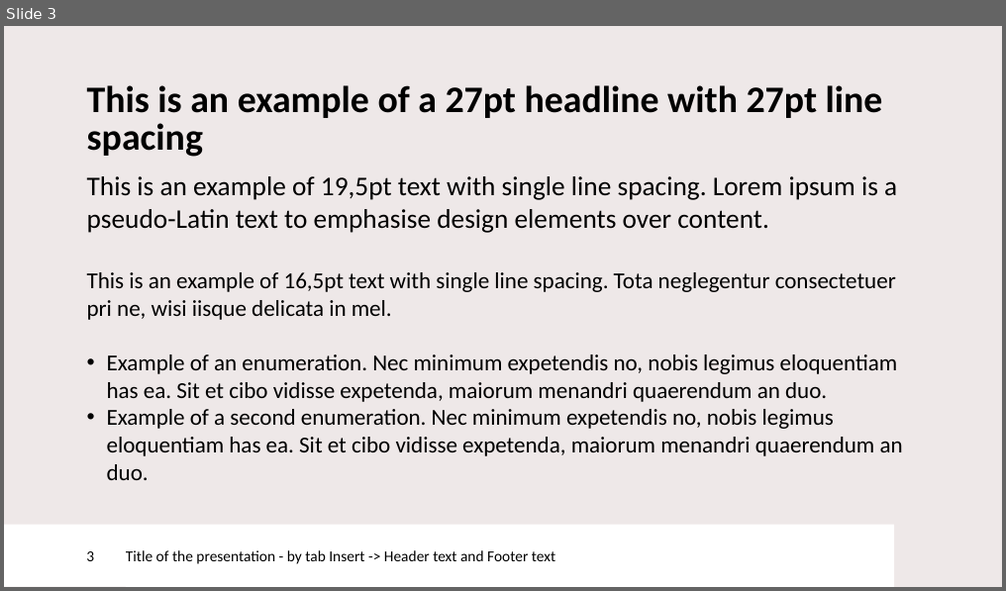
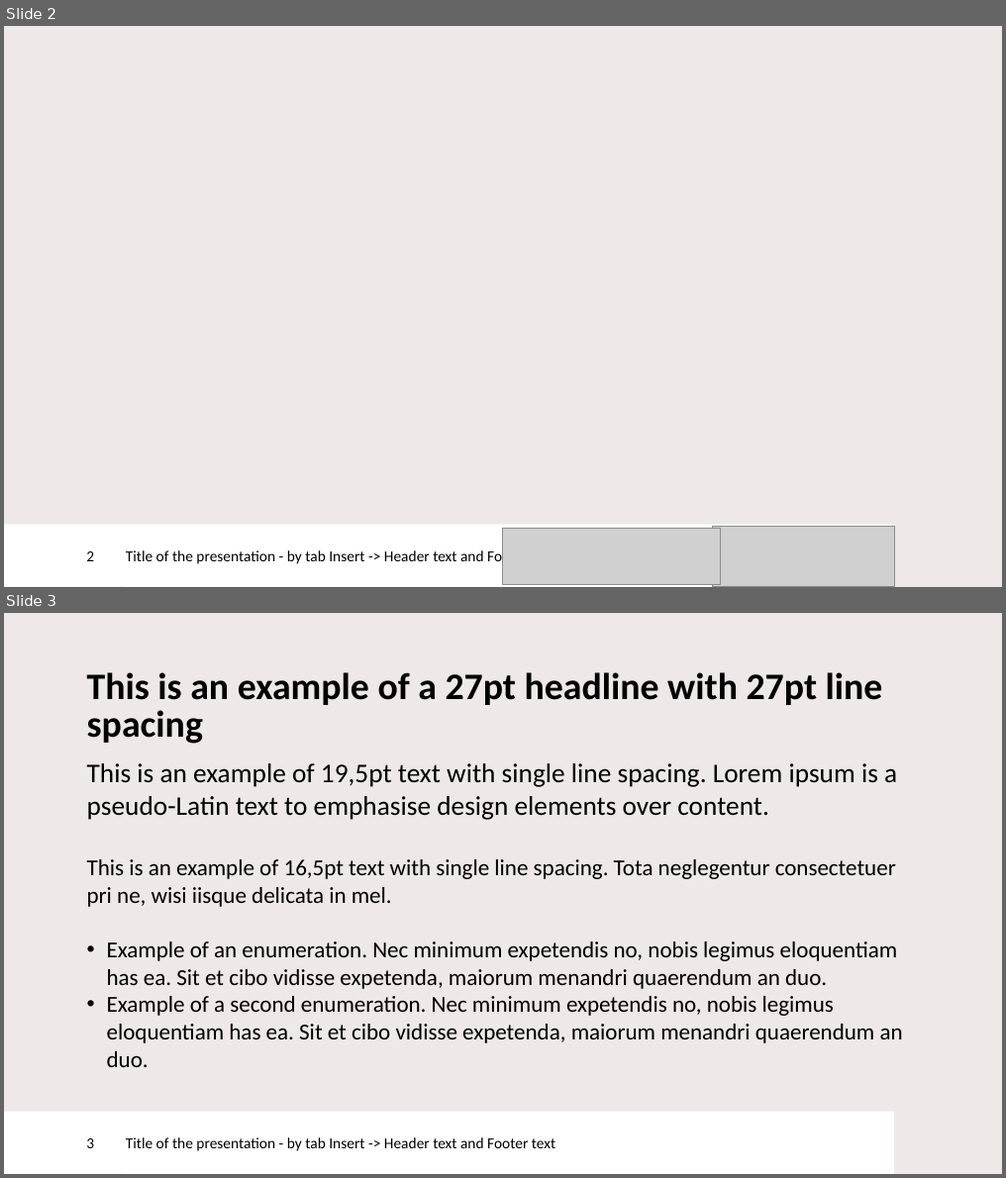
Before and after one commit to DaanKuijpers11/ews-comsol-breast-fem, a slide deck: docs/presentation/Early Warning Scan intership presentation - Daan Kuijpers.pptx. Shown one above the other, each under a label of ours: slide 3 before the commit, slides 2 and 3 after it. The pictures are 1006x591 and 1006x1178 pixels, drawn with LibreOffice and Linux fonts; fonts in the diff are those of the drawing; grey boxes stand for pictures; background and template pictures are left out. Boxes give left, top, right and bottom in pixels: in the first picture for what was removed or moved away, otherwise in the second. Text is boxed around its words. In the diff, an @@ line names an element or a change of style, - is before the commit and + after.

```diff
--- a/docs/presentation/Early Warning Scan intership presentation - Daan Kuijpers.pptx
+++ b/docs/presentation/Early Warning Scan intership presentation - Daan Kuijpers.pptx
@@ slide 2 added at box(4, 26, 1002, 587), background #EEE8E8 @@
@@ page number added at box(4, 525, 126, 587), fill #FFFFFF, 11 pt, text #000000 @@
+2
@@ rectangle added at box(126, 525, 894, 587), fill #FFFFFF, 11 pt, text #000000 @@
+Title of the presentation - by tab Insert -> Header text and Footer text
@@ picture added at box(503, 529, 721, 585) @@
@@ picture added at box(713, 527, 894, 587) @@
```
Also in this commit, not shown: 1 slide changed, 1 slide removed, 12 other files.
